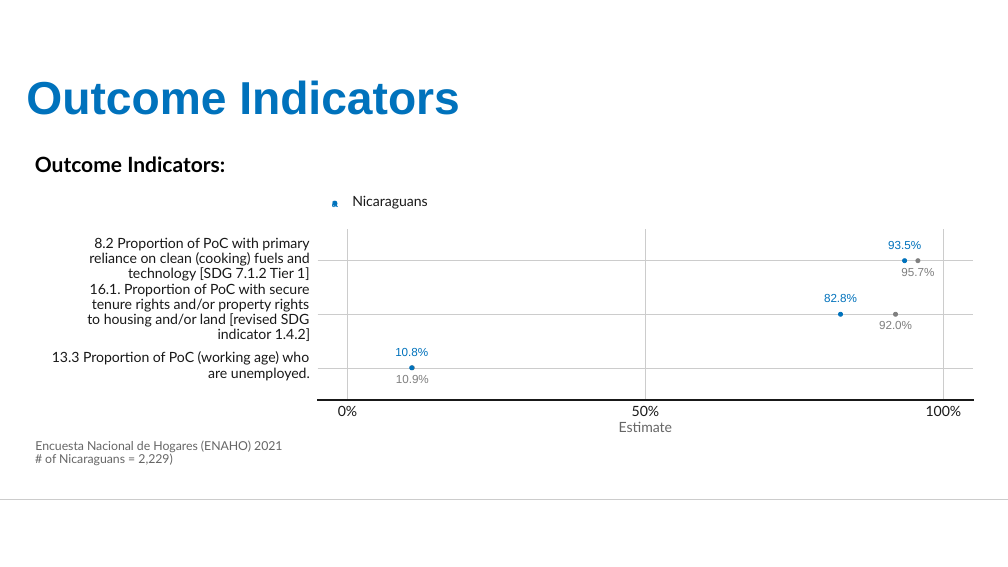
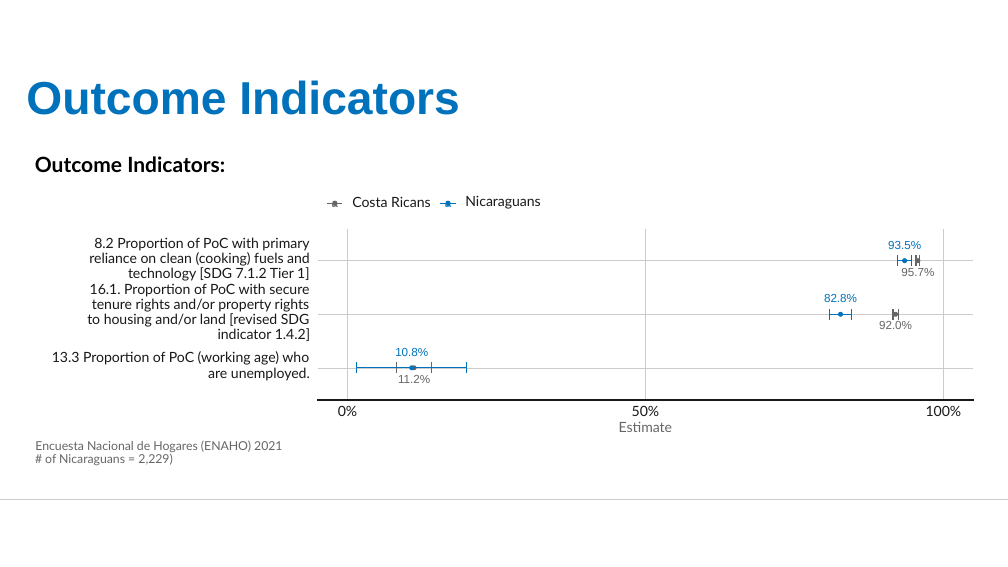
Before and after one commit to UNHCR-CostaRica/ENAHO_2021, a slide deck: slide 6 of COSTA-RICA---RBM-Impact-Indicators-from-ENAHO.pptx. Drawn at 1008x567 pixels with LibreOffice and Linux fonts; fonts in the diff are those of the drawing; background and template pictures are left out. Boxes give left, top, right and bottom in pixels: in the first picture for what was removed or moved away, otherwise in the second. Text is boxed around its words. In the diff, an @@ line names an element or a change of style, - is before the commit and + after.

Commit message:
Adding coefficient of variation to indicators and plot, generating indicators with 2022 data and formatting data
how: using as_survey and survey_prop function to calculate indicators and coeficient of variation, cloning RMD calculation for 2021 data using 2022 data, using grkstyle::grk_style_file() function

why: better understanding of data representativity, report for 2022 actuals and 2023 baselines, to clean code

```diff
--- a/COSTA-RICA---RBM-Impact-Indicators-from-ENAHO.pptx
+++ b/COSTA-RICA---RBM-Impact-Indicators-from-ENAHO.pptx
@@ text "a" at <box>332,201,338,207</box>: text colour #0072BC to #666666 @@
@@ group added at <box>327,196,920,373</box>: 20 freeform shapes, 2 texts, 1 ellipse @@
+a
+Costa Ricans
@@ ellipse: place and size @@
-ellipse at <box>333,201,337,205</box>
+ellipse at <box>446,201,450,205</box>
@@ text "Nicaraguans": place and size @@
-text "Nicaraguans" at <box>352,195,427,209</box>
+text "Nicaraguans" at <box>465,195,540,209</box>
@@ text "95.7%" at <box>901,268,934,276</box>: text colour #7F7F7F to #666666 @@
@@ text "92.0%" at <box>879,321,912,329</box>: text colour #7F7F7F to #666666 @@
@@ text at <box>398,375,430,383</box>: text changed; text colour #7F7F7F to #666666 @@
-10.9%
+11.2%
@@ fill #7F7F7F to #666666; outline #7F7F7F 0.71 pt to #666666 0.71 pt in 3 elements at <box>916,259,920,262</box>, <box>894,312,898,316</box>, <box>412,366,416,370</box> @@
```
Also in this commit, not shown: 3 other slides changed, 3 other files.
